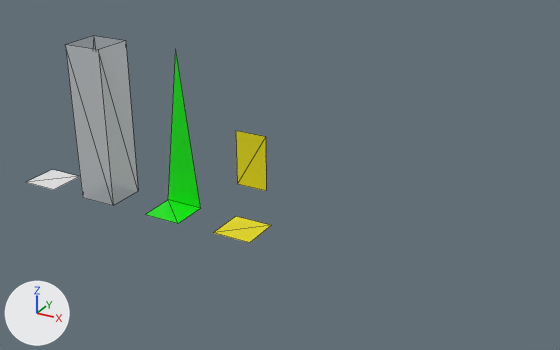
The glTF model assets/meshes/grid_library_source.glb, before and after one commit.
One viewpoint serves both versions: a 50 mm camera at (14.65, -13.89, 8.56) aimed at (6.88, 0.23, 1.49). Lighting does not change. The marker at lower left points along +X, +Y and +Z. The older version comes first. Mesh edges are drawn as thin lines. Vertices at exactly the same position are counted once.

Objects in the first picture: 'Alarm', 'Floor', 'Ladder', 'Wall'.
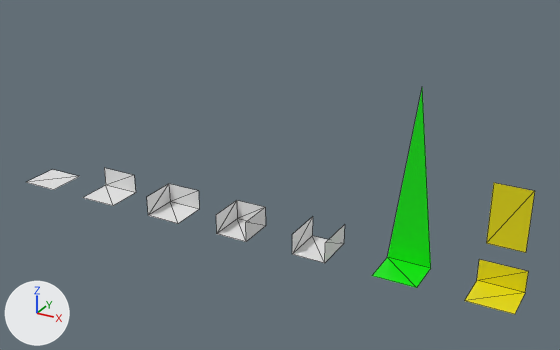
What differs and where, as boxes [x1, y1, x2, y2] in the pictures (560 x 350 px):
'Wall', recoloured, surface changed, reshaped (26% narrower, 77% shorter): before [66, 36, 138, 206]; after [83, 168, 136, 206]
'Ladder', moved: before [145, 50, 200, 223]; after [372, 88, 431, 288]
'Alarm', reshaped, moved (22% wider, 17% taller): before [214, 131, 271, 243]; after [465, 183, 535, 314]
'Corner', added: after [147, 184, 199, 223]
'DeadEnd', added: after [216, 200, 266, 242]
'Passage', added: after [292, 217, 345, 263]

What changed in the scene script:
```text
Change mat_gridmaterial:
    mat_gridmaterial.alpha: 0.4 -> 1.0
    mat_gridmaterial.base_color: (0.8, 0.8, 0.8) -> (0.799, 0.799, 0.799)  # white #e7e7e7
Change me_cube_001:
    used by ob_wall; location = (2.0, 0.0, 0.0)
    remove me_cube_001.from_pydata(...)  # 8 vertices, 8 faces; spans x -0.5..0.5, y -0.5..0.5, z 0.0..4.0
    add me_cube_001.from_pydata(...)  # 6 vertices, 4 faces; spans x -0.5..0.5, y -0.5..0.4, z 0.0..0.5
    me_cube_001 part 1
    6 vertices are removed from x -0.5..0.5, y -0.5..0.5, z 0.0..4.0
    8 faces are deleted
    4 vertices are added at (0.5, 0.4, 0.5), (0.5, 0.4, 0.0), (-0.5, 0.4, 0.5), (-0.5, 0.4, 0.0)
    4 new faces join them
Change me_cube_003:
    used by ob_alarm; location = (6.0, 0.0, 0.0)
    verts and faces of me_cube_003; kept vertices keep their numbers, new ones are numbered from 8
    before: 0 (0.5, 0.5, 0.0) at pixel (271, 225), 2 (-0.5, 0.5, 0.0) at pixel (235, 216), 3 (-0.5, -0.5, 0.0) at pixel (213, 232), 4 (0.4, 0.45, 2.26) at pixel (265, 136), 5 (0.4, 0.45, 0.9) at pixel (266, 190)
    before: 6 (-0.4, 0.45, 2.26) at pixel (235, 130), 7 (-0.4, 0.45, 0.9) at pixel (237, 184)
    remove me_cube_003.from_pydata(...)  # 8 vertices, 4 faces; spans x -0.5..0.5, y -0.5..0.5, z 0.0..2.26
    add me_cube_003.from_pydata(...)  # 10 vertices, 6 faces; spans x -0.5..0.5, y -0.5..0.4, z 0.0..2.26
    me_cube_003 part 2
    add delete_vertices([2])  # with the faces that use them
    add for i in [*range(4, 8)]: verts[i] += (0.0, -0.05, 0.0)
    add verts[0] = (0.5, 0.4, 0.0)  # moved, pixel (525, 292)
    add verts[8] = (-0.5, 0.4, 0.0)  # pixel (476, 280)
    add verts[9] = (0.5, 0.4, 0.5)  # pixel (528, 271)
    add verts[10] = (-0.5, 0.4, 0.5)  # pixel (479, 259)
    add faces += [(0, 8, 3), (0, 9, 8), (8, 9, 10)]
Add me_cube_006:
    me_cube_006.from_pydata([(0.4, 0.5, 0.5), (0.4, 0.5, 0.0), (0.4, -0.5, 0.0), (-0.4, 0.5, 0.5), (-0.4, 0.5, 0.0), (-0.4, -0.5, 0.0), (-0.4, -0.5, 0.5), (0.4, -0.5, 0.5)], [], [(4, 5, 2), (4, 2, 1), (3, 6, 5), (3, 5, 4), (1, 2, 7), (1, 7, 0)])
    me_cube_006.materials.append(mat_gridmaterial)  # white #e7e7e7
Add me_cube_005:
    me_cube_005.from_pydata([(0.4, 0.4, 0.5), (0.4, 0.4, 0.0), (0.4, -0.5, 0.0), (-0.4, 0.4, 0.5), (-0.4, 0.4, 0.0), (-0.4, -0.5, 0.0), (-0.4, -0.5, 0.5), (0.4, -0.5, 0.5)], [], [(4, 5, 2), (4, 2, 1), (4, 1, 0), (4, 0, 3), (3, 6, 5), (3, 5, 4), (1, 2, 7), (1, 7, 0)])
    me_cube_005.materials.append(mat_gridmaterial)  # white #e7e7e7
Add me_cube_004:
    me_cube_004.from_pydata([(0.5, 0.4, 0.5), (0.5, 0.4, 0.0), (0.5, -0.5, 0.0), (-0.4, 0.4, 0.5), (-0.4, 0.4, 0.0), (-0.4, -0.5, 0.0), (-0.4, -0.5, 0.5)], [], [(4, 5, 2), (4, 2, 1), (4, 1, 0), (4, 0, 3), (3, 6, 5), (3, 5, 4)])
    me_cube_004.materials.append(mat_gridmaterial)  # white #e7e7e7
Change ob_ladder:
    ob_ladder.location: (4.0, 0.0, 0.0) -> (10.0, 0.0, 0.0)
Change ob_alarm:
    ob_alarm.location: (6.0, 0.0, 0.0) -> (12.0, 0.0, 0.0)
Add ob_passage:
    ob_passage = bpy.data.objects.new('Passage', me_cube_006)
    ob_passage.location = (8.0, 0.0, 0.0)
Add ob_deadend:
    ob_deadend = bpy.data.objects.new('DeadEnd', me_cube_005)
    ob_deadend.location = (6.0, 0.0, 0.0)
Add ob_corner:
    ob_corner = bpy.data.objects.new('Corner', me_cube_004)
    ob_corner.location = (4.0, 0.0, 0.0)
```
